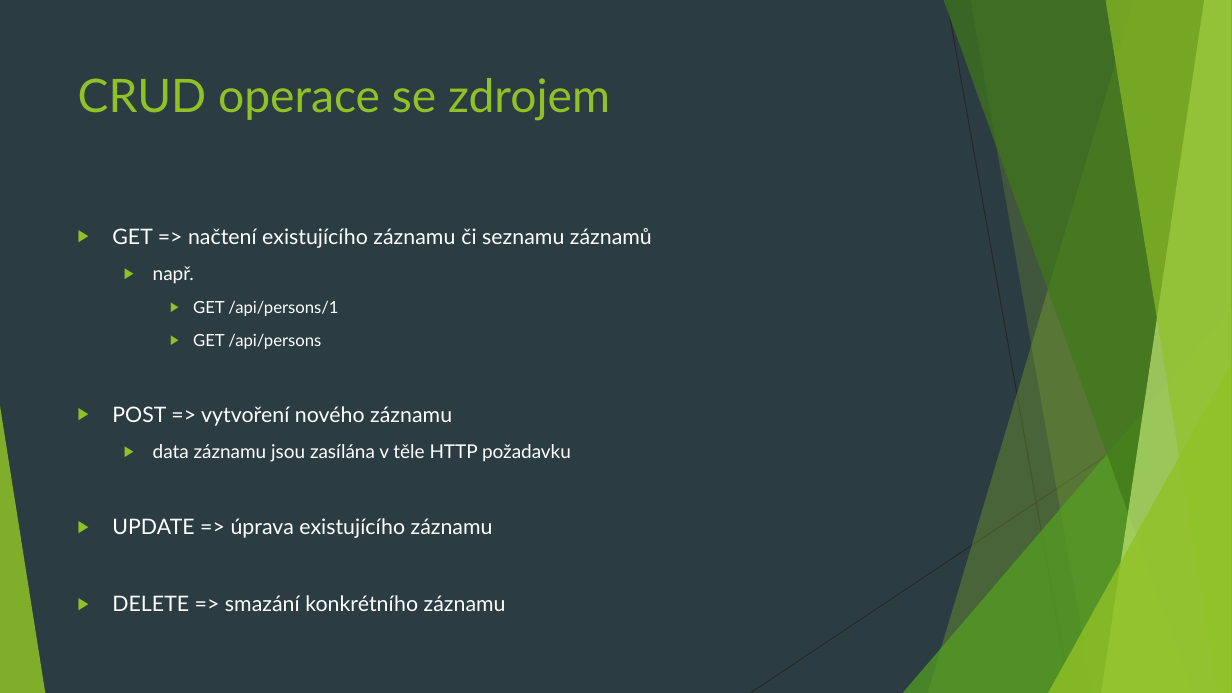
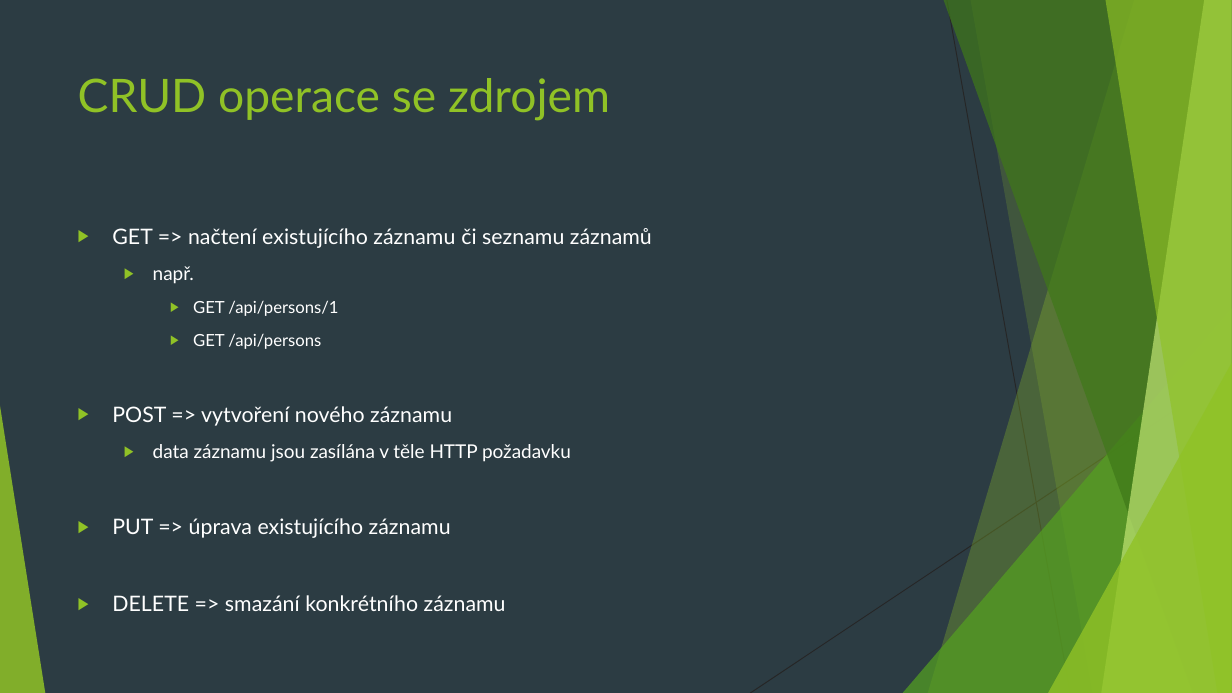
Before and after one commit to 4iz160/cviceni, a slide deck: slide 7 of 08-REST/cviceni-08.pptx. Drawn at 1232x693 pixels with LibreOffice and Linux fonts; fonts in the diff are those of the drawing. Boxes give left, top, right and bottom in pixels: in the first picture for what was removed or moved away, otherwise in the second. Text is boxed around its words. In the diff, an @@ line names an element or a change of style, - is before the commit and + after.

```diff
--- a/08-REST/cviceni-08.pptx
+++ b/08-REST/cviceni-08.pptx
@@ text at (112,518,451,538): text changed @@
-▶ UPDATE => úprava existujícího záznamu
+▶ PUT => úprava existujícího záznamu
```
Also in this commit, not shown: 1 other slide changed.
